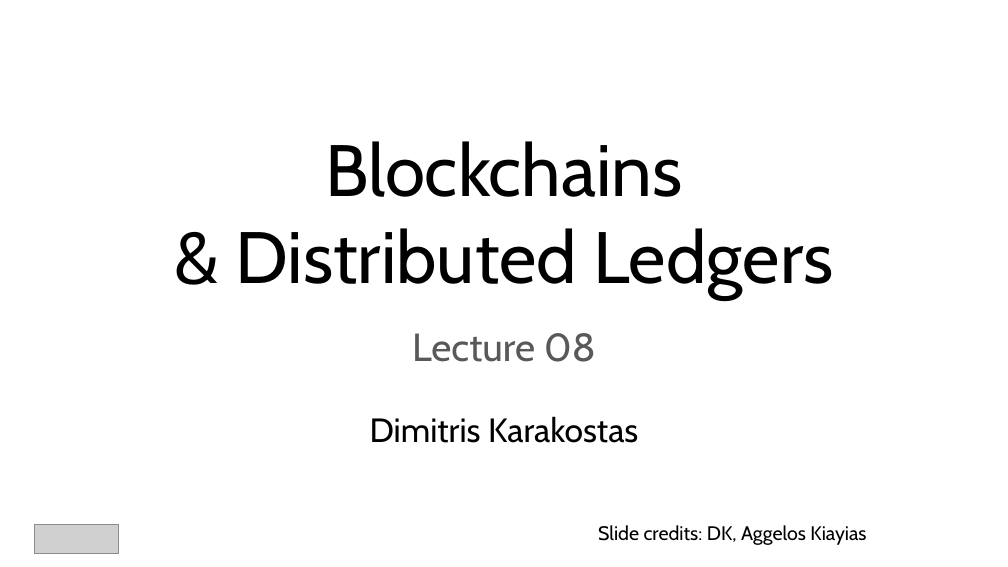
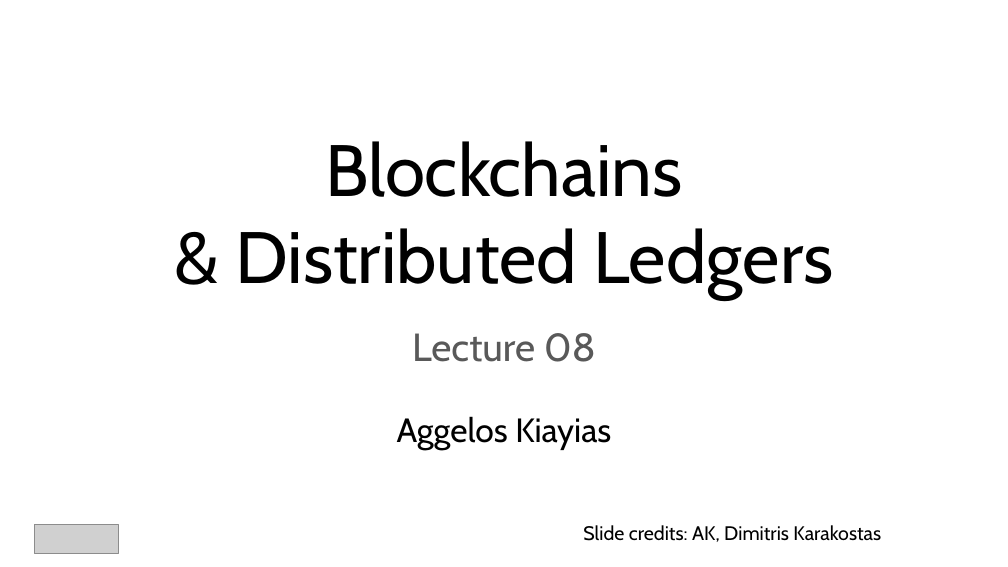
Before and after one commit to solegga/blockchaincourse, a slide deck: slide 1 of BDL2024 - 08 - Anonymity and Privacy, Network Security, Wallets.pptx. Drawn at 1008x567 pixels with LibreOffice and Linux fonts; fonts in the diff are those of the drawing; grey boxes stand for pictures. Boxes give left, top, right and bottom in pixels: in the first picture for what was removed or moved away, otherwise in the second. Text is boxed around its words. In the diff, an @@ line names an element or a change of style, - is before the commit and + after.

```diff
--- a/BDL2024 - 08 - Anonymity and Privacy, Network Security, Wallets.pptx
+++ b/BDL2024 - 08 - Anonymity and Privacy, Network Security, Wallets.pptx
@@ text at [397, 416, 611, 450]: text changed @@
-Dimitris Karakostas
+Aggelos Kiayias
@@ text at [583, 525, 881, 542]: text changed @@
-Slide credits: DK, Aggelos Kiayias
+Slide credits: AK, Dimitris Karakostas
```
Also in this commit, not shown: 14 other slides changed, 2 slides added.
